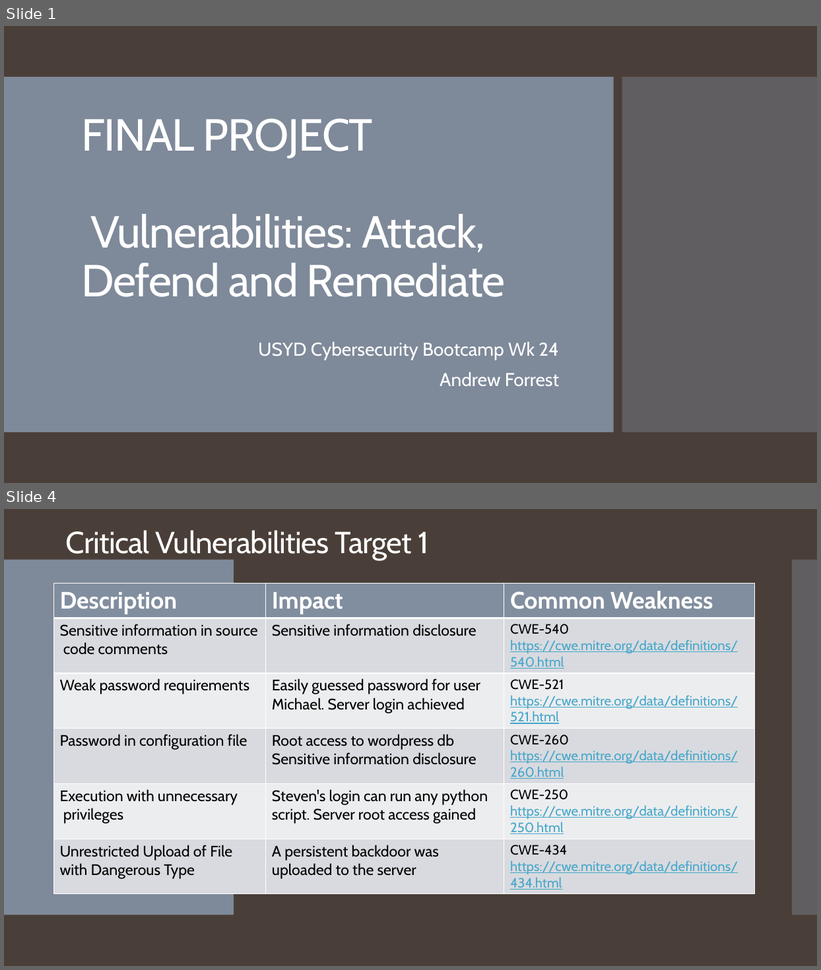
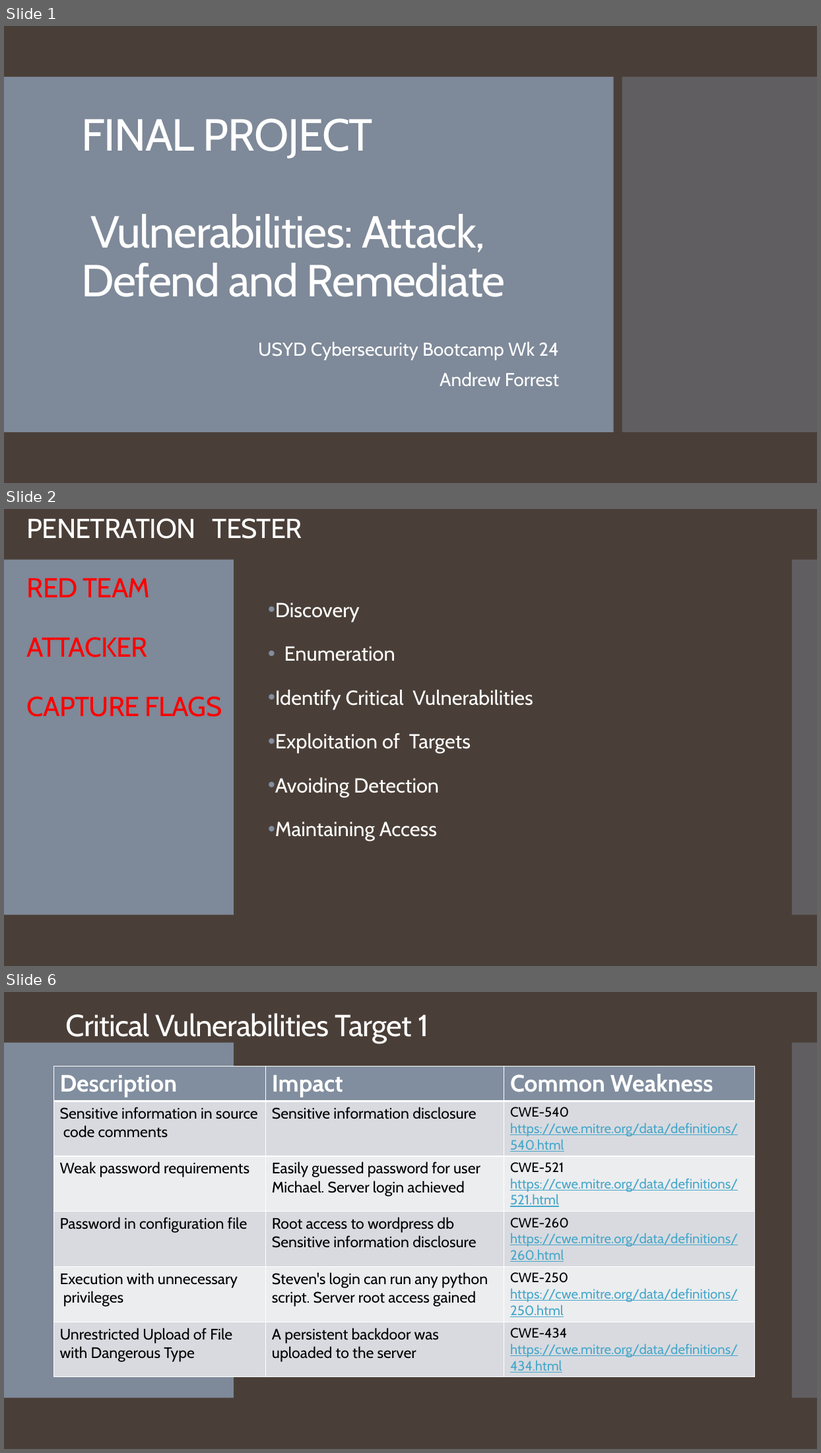
Before and after one commit to forrestaj64/Vulnerabilities-Attack-Defend-Remediate, a slide deck: Overiew-Presentation.pptx. Shown one above the other, each under a label of ours: slides 1 and 4 before the commit, slides 1, 2 and 6 after it; the slides between them are not shown. The pictures are 821x970 and 821x1453 pixels, drawn with LibreOffice and Linux fonts; fonts in the diff are those of the drawing. Boxes give left, top, right and bottom in pixels: in the first picture for what was removed or moved away, otherwise in the second. Text is boxed around its words. In the diff, an @@ line names an element or a change of style, - is before the commit and + after.

```diff
--- a/Overiew-Presentation.pptx
+++ b/Overiew-Presentation.pptx
@@ slide 2 added at (4, 509, 817, 966), background #4A3F38; not listed: 2 template elements that a slide beside it also shows @@
@@ title added at (27, 518, 302, 717), 32.4 pt, text #FF0000 @@
+PENETRATION TESTER
+RED TEAM
+ATTACKER
+CAPTURE FLAGS
@@ text added at (275, 603, 533, 841), 24 pt, text #FFFFFF @@
+• Discovery
+• Enumeration
+• Identify Critical Vulnerabilities
+• Exploitation of Targets
+• Avoiding Detection
+• Maintaining Access
@@ what was slide 4 is now slide 6 @@
```
Also in this commit, not shown: 8 slides changed, 3 other slides added, 2 slides removed.
